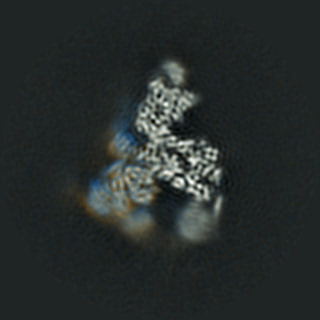
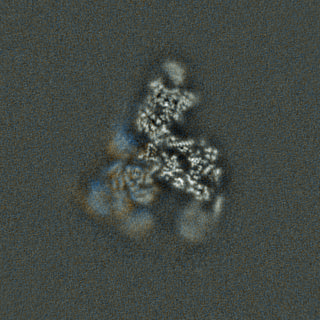
Revision of a layered 320x320 image; what changed, layer by layer:
painted on "relion1.jpg" over bbox(0, 0, 320, 320)
painted on "relion2.jpg" over bbox(0, 0, 320, 320)
